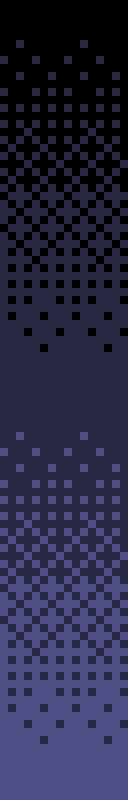
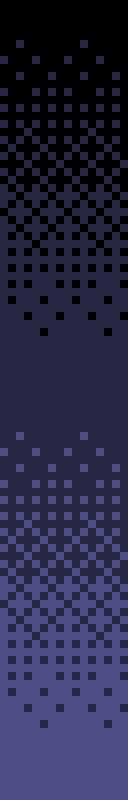
The second w=128, h=800 image is a revision of the first. Changes to its layers:
removed layer "Pasted Layer" over [0,208,128,352]
painted on "Background" over [0,192,128,744]
